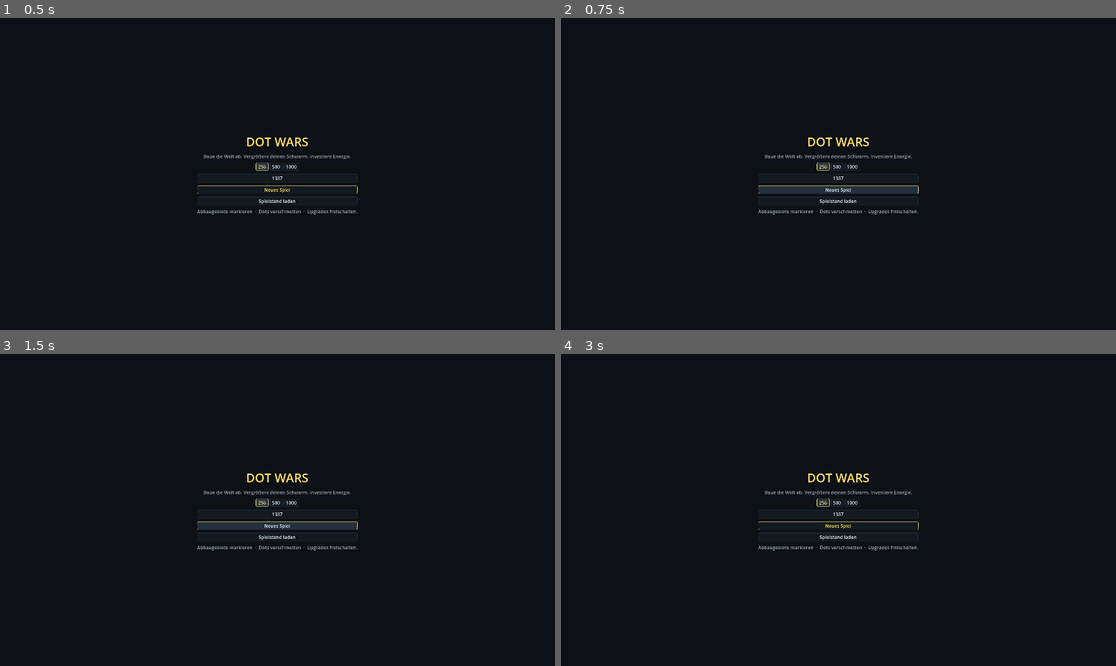
Above: before the commit, frames 1-4 (two rows, left to right).
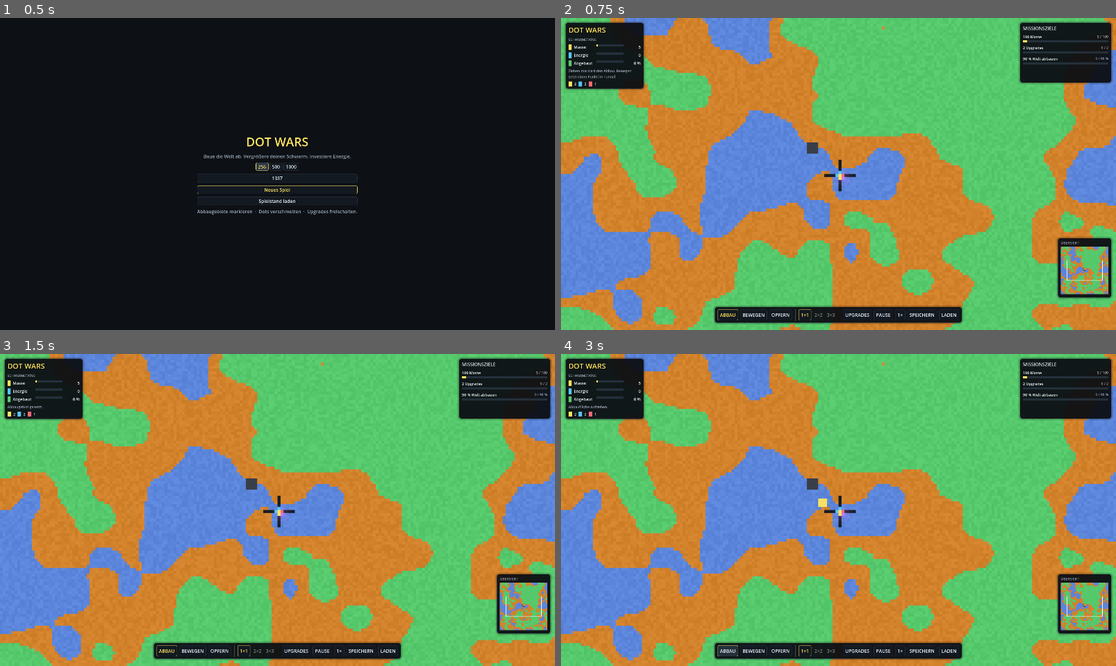
Above: after the commit, the same moments.

Repository: matthias007267/Dot-Wars
Game: Godot game, scene res://scenes/main.tscn
The game is run twice, just before and just after one commit, with the same random seed, the same clock (stepped at 60 frames per second) and the same inputs.
Inputs (mouse positions are in pixels of both pictures, inside the frame that each line leads up to):
- Up to frame 1 (0.5 s): no input
- Up to frame 2 (0.75 s): click "Neues Spiel" at 0.5 s
- Up to frame 3 (1.5 s): click (277, 525) at 1.25 s, where only the run before the commit has a clickable "Neues Spiel"
- Up to frame 4 (3 s): click (821, 503) at 2 s, where only the run before the commit has a clickable "256"; click (727, 650) at 2.75 s, where only the run after the commit has a clickable "ABBAU"

Frame 1 is identical in both runs. In frame 2, 92% of the frame differs, in the area x 0-100%, y 0-100%; in frame 3, 93%; in frame 4, 93%.
Error before the commit: Parse Error: Invalid argument for "step()" function: argument 4 should be "EnergyStore" but is "SpawnSystem". (res://src/sim/simulation.gd:83)

Commit message:
feat: energy economy, worker purchases, and separate conservation invariants

Diff:
--- a/src/sim/simulation.gd
+++ b/src/sim/simulation.gd
@@ -11,6 +11,9 @@
 var workers: WorkerStore
 var areas: DigAreas
 var spawner: SpawnSystem
+var energy_dots := EnergyStore.new()
+var purchased_workers: int = 0
+const WORKER_COST := 10
 var fields: Array[FlowField] = []
 var quotas: PackedInt32Array
 var tick_count: int = 0
@@ -80,18 +83,16 @@
 	MovementSystem.step(tick_count, workers, world, areas, fields, config.move_period_ticks, speed_points)
 	var t2 := Time.get_ticks_usec()
 	if upgrades.dig_level == 0 and workers.max_size == 1:
-		MiningSystem.step(workers, world, areas, spawner, config.work_per_hardness, config.dig_power)
+		MiningSystem.step(workers, world, areas, energy_dots, config.work_per_hardness, config.dig_power)
 	else:
 		var fraction := upgrades.dig_fraction()
 		MiningSystem.step_scaled(
-			workers, world, areas, spawner, config.work_per_hardness, config.dig_power, fraction.x, fraction.y
+			workers, world, areas, energy_dots, config.work_per_hardness, config.dig_power, fraction.x, fraction.y
 		)
 	var t3 := Time.get_ticks_usec()
 	spawner.process(world, workers, quotas)
 	FusionSystem.step(workers, world, desired_size)
-	var gained := SacrificeSystem.step(workers, sacrifice_on, _delivery_cells(), total_mass())
-	sacrificed_mass += gained
-	upgrades.energy += gained
+	upgrades.energy += energy_dots.step(world, workers, pit_index(), tick_count)
 	var mass_now := total_mass()
 	if mass_now > peak_mass:
 		peak_mass = mass_now
@@ -160,7 +161,7 @@
 
 
 func expected_mass() -> int:
-	return initial_mass + world.mined_count - sacrificed_mass
+	return initial_mass + purchased_workers
 
 
 func stats() -> Dictionary:
@@ -174,6 +175,10 @@
 		"tick": tick_count,
 		"workers": workers.count,
 		"pending_spawns": spawner.pending(),
+		"energy_in_transit": energy_dots.pending(),
+		"energy_generated": energy_dots.generated,
+		"energy_delivered": energy_dots.delivered,
+		"workers_purchased": purchased_workers,
 		"group_counts": workers.group_counts.duplicate(),
 		"group_waiting": waiting,
 		"quotas": quotas.duplicate(),
@@ -190,6 +195,8 @@
 	var errors := PackedStringArray()
 	if total_mass() != expected_mass():
 		errors.append("Massenbilanz verletzt: %d != %d" % [total_mass(), expected_mass()])
+	if energy_dots.generated != energy_dots.delivered + energy_dots.pending():
+		errors.append("Energiebilanz verletzt")
 	var recount := PackedInt32Array()
 	recount.resize(quotas.size())
 	var occupied := 0
@@ -223,6 +230,8 @@
 		workers.state_hash(),
 		areas.state_hash(),
 		spawner.pending(),
+		energy_dots.state_hash(),
+		purchased_workers,
 		sacrificed_mass,
 		upgrades.state_hash(),
 		hash(desired_size),
@@ -363,6 +372,20 @@
 	return true
 
 
+## Arbeiter werden ausschließlich gegen bereits gelieferte Energie gekauft.
+## Der Spawn beginnt am zentralen Tunnel; die bestehende Warteschlange erhält die Masse.
+func buy_worker() -> bool:
+	if upgrades.energy < WORKER_COST:
+		return false
+	var origin := world.find_nearest_empty(world.width / 2, world.height / 2)
+	if origin < 0:
+		return false
+	upgrades.energy -= WORKER_COST
+	purchased_workers += 1
+	spawner.enqueue(origin)
+	return true
+
+
 func open_group_count() -> int:
 	var total := 0
 	for flag in group_open:
